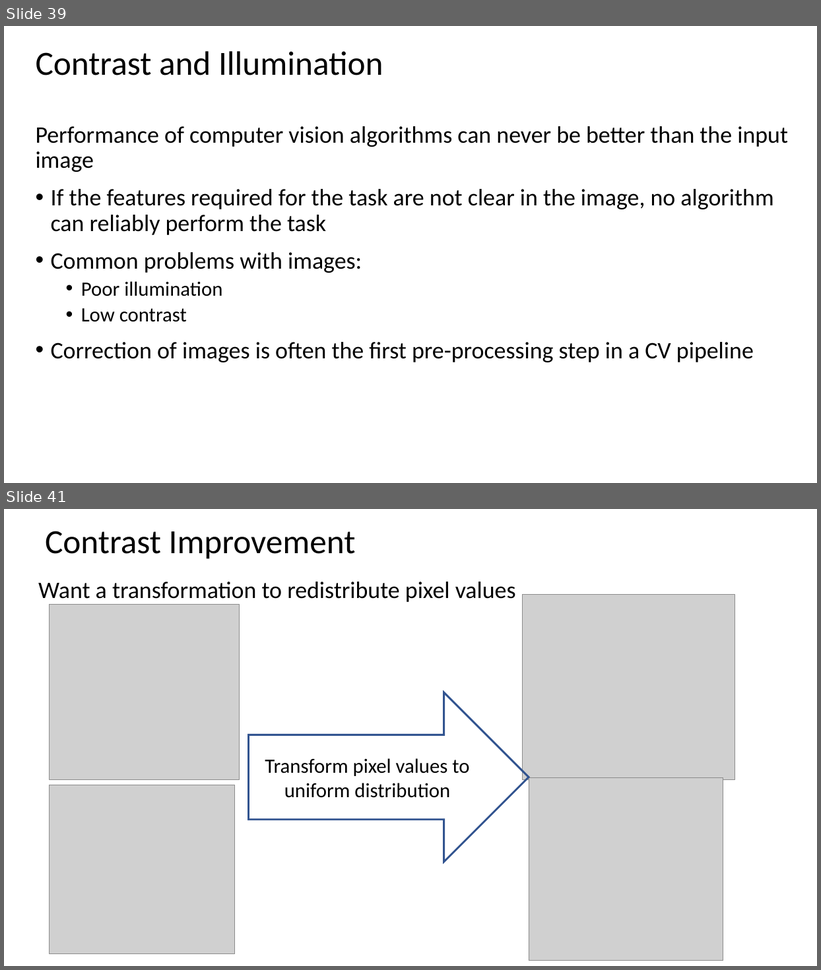
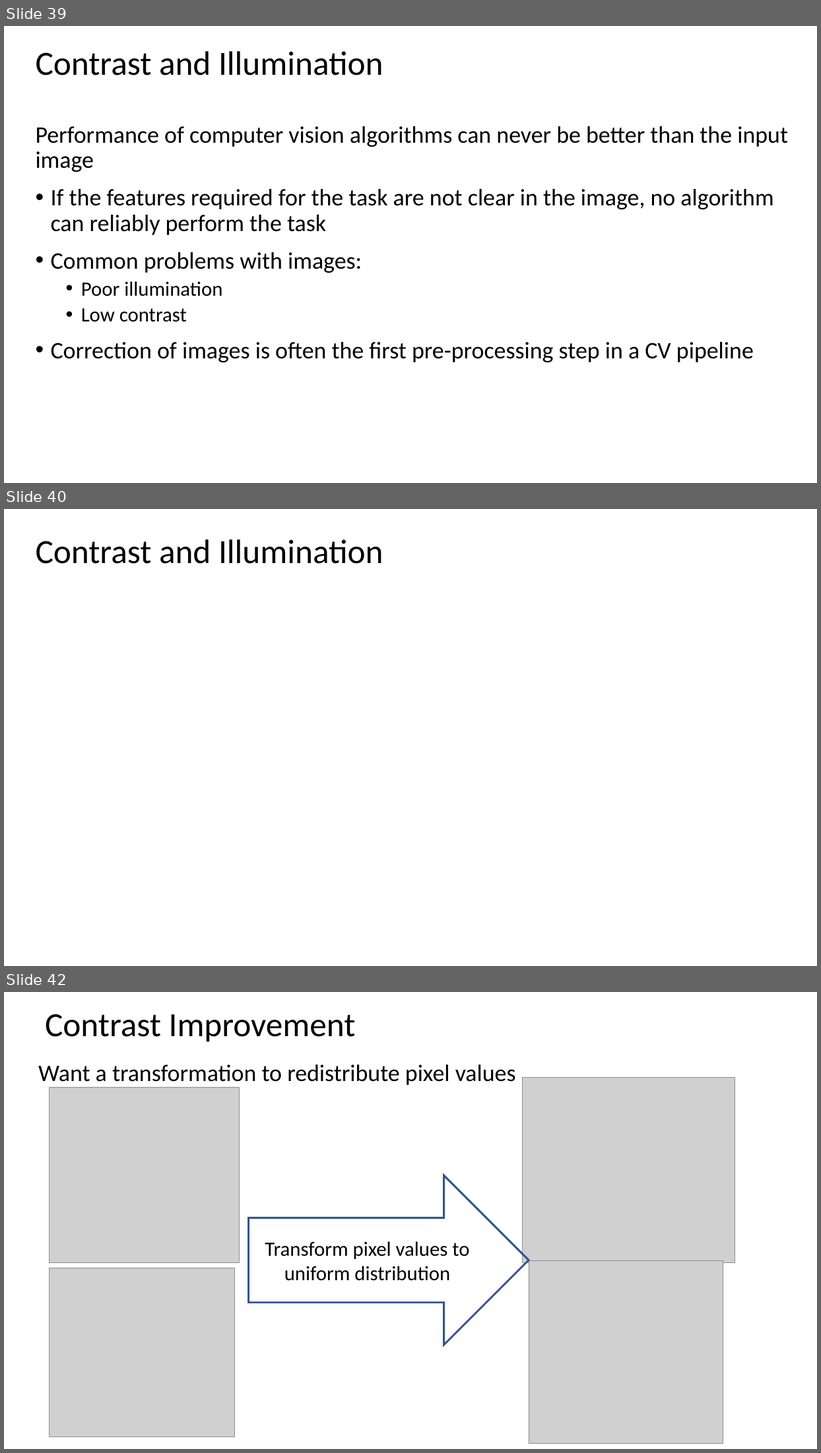
Before and after one commit to StephenElston/CSCI-E25, a slide deck: Slides/1_Introduction.pptx. Shown one above the other, each under a label of ours: slides 39 and 41 before the commit, slides 39, 40 and 42 after it; the slides between them are not shown. The pictures are 821x970 and 821x1453 pixels, drawn with LibreOffice and Linux fonts; fonts in the diff are those of the drawing; grey boxes stand for pictures. Boxes give left, top, right and bottom in pixels: in the first picture for what was removed or moved away, otherwise in the second. Text is boxed around its words. In the diff, an @@ line names an element or a change of style, - is before the commit and + after.

```diff
--- a/Slides/1_Introduction.pptx
+++ b/Slides/1_Introduction.pptx
@@ slide 40 added at <box>4,509,817,966</box>, background #FFFFFF @@
@@ title added at <box>36,539,384,564</box>, 40 pt, text #000000 @@
+Contrast and Illumination
@@ what was slide 41 is now slide 42 @@
```
Also in this commit, not shown: 4 slides changed, 4 other slides added, 1 other file.
